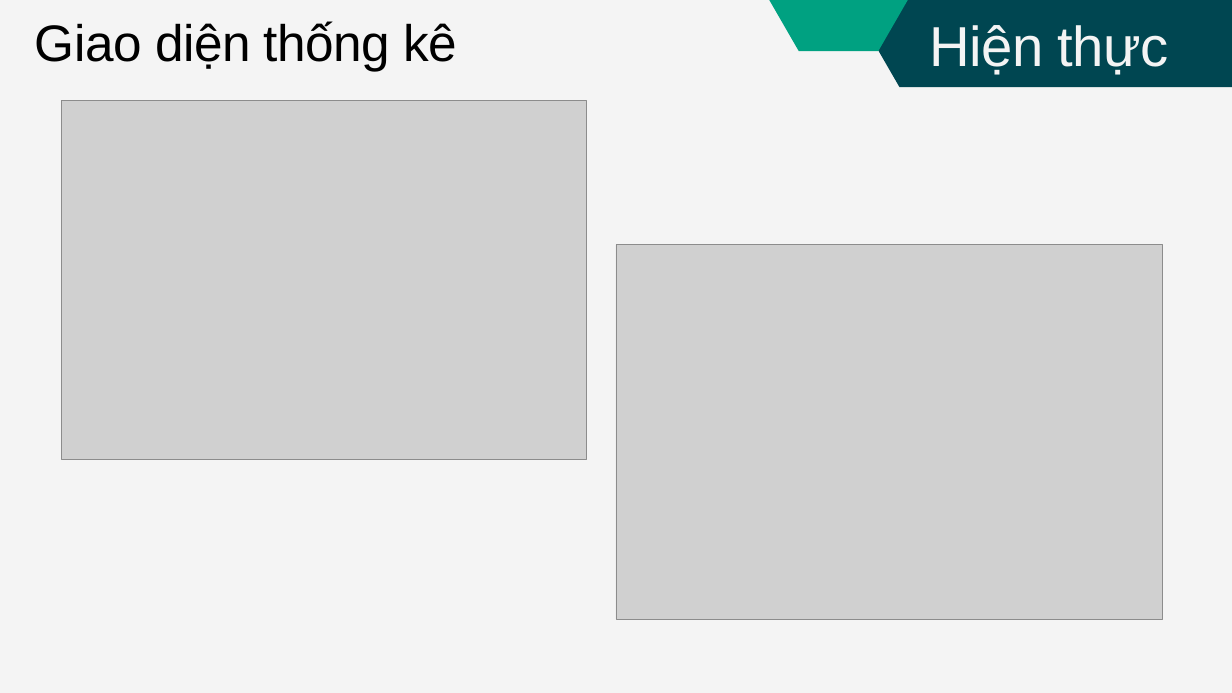
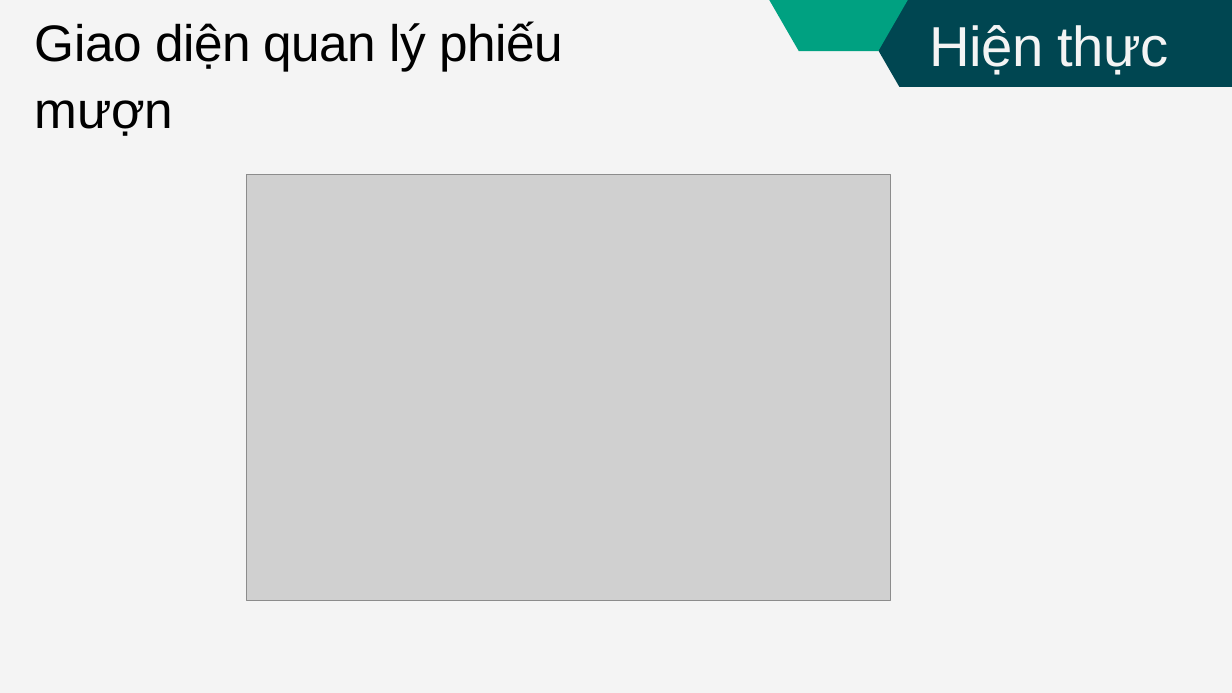
Before and after one commit to HuyAtreides/library-management, a slide deck: slide 13 of 19110369.pptx. Drawn at 1232x693 pixels with LibreOffice and Linux fonts; fonts in the diff are those of the drawing; grey boxes stand for pictures. Boxes give left, top, right and bottom in pixels: in the first picture for what was removed or moved away, otherwise in the second. Text is boxed around its words. In the diff, an @@ line names an element or a change of style, - is before the commit and + after.

```diff
--- a/19110369.pptx
+++ b/19110369.pptx
@@ text at box(35, 21, 564, 136): text changed @@
-Giao diện thống kê
+Giao diện quan lý phiếu mượn
@@ picture: place and size @@
-picture at box(62, 100, 586, 460)
+picture at box(246, 174, 891, 601)
@@ picture removed at box(616, 245, 1162, 618) @@
```
Also in this commit, not shown: 3 other slides changed, 1 slide removed, 8 other files.
